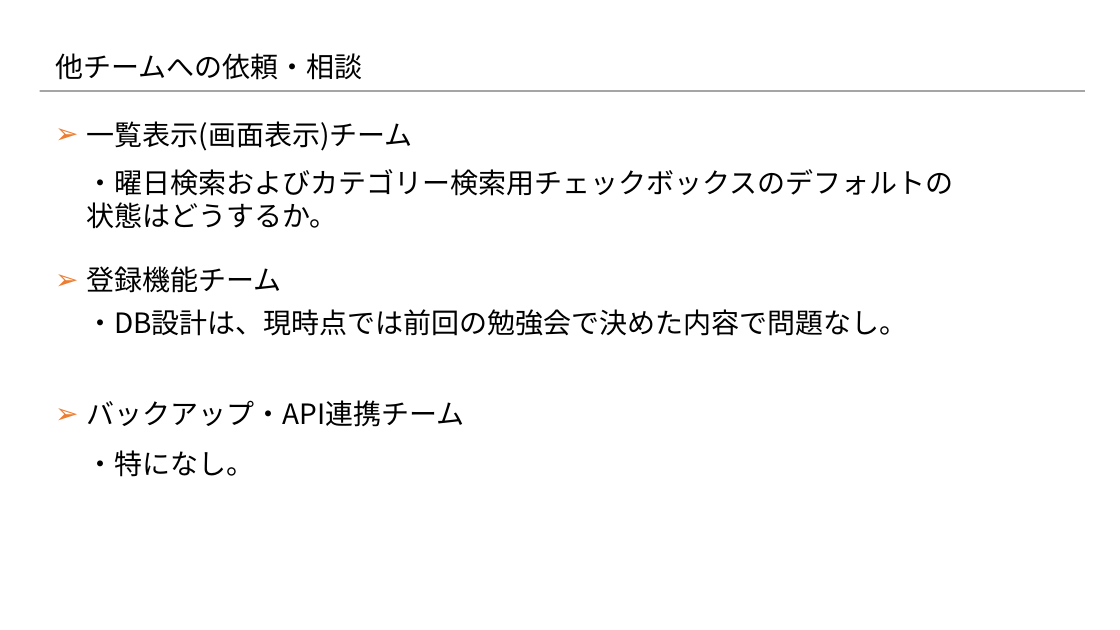
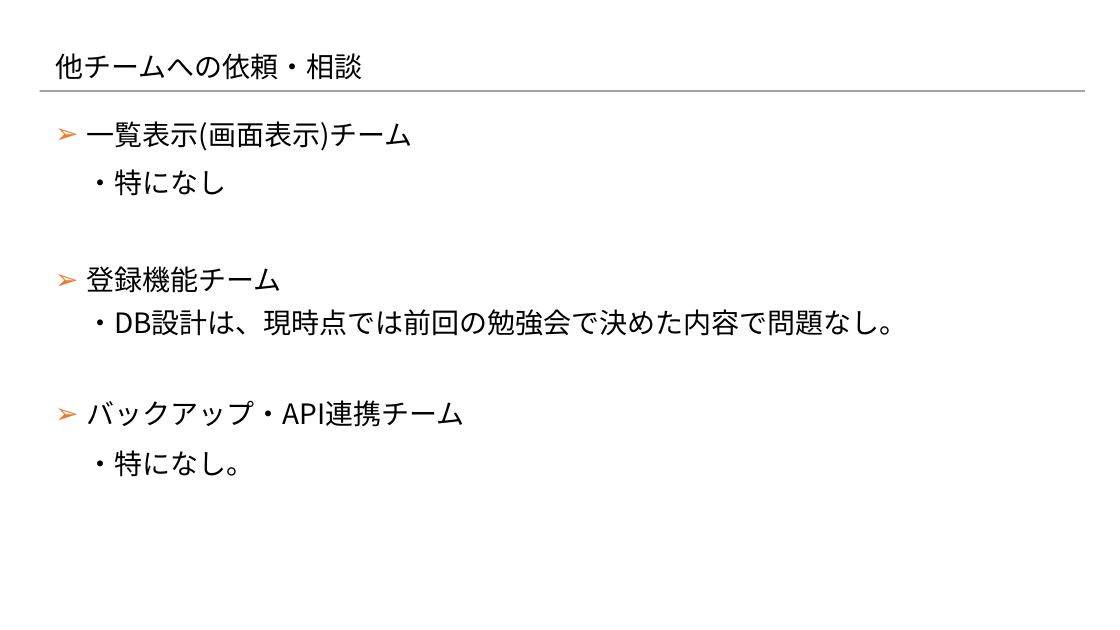
Before and after one commit to 2018SYSTEMI34/diary, a slide deck: slide 13 of doc/01_勉強会/01_勉強会資料/20181018_勉強会/02.資料/03_検索機能(第２回進捗資料).pptx. Drawn at 1120x630 pixels with LibreOffice and Linux fonts; fonts in the diff are those of the drawing; background and template pictures are left out. Boxes give left, top, right and bottom in pixels: in the first picture for what was removed or moved away, otherwise in the second. Text is boxed around its words. In the diff, an @@ line names an element or a change of style, - is before the commit and + after.

Commit message:
連携事項修正

```diff
--- a/doc/01_勉強会/01_勉強会資料/20181018_勉強会/02.資料/03_検索機能(第２回進捗資料).pptx
+++ b/doc/01_勉強会/01_勉強会資料/20181018_勉強会/02.資料/03_検索機能(第２回進捗資料).pptx
@@ text at box(86, 169, 226, 196): text changed @@
-・曜日検索およびカテゴリー検索用チェックボックスのデフォルトの状態はどうするか。
+・特になし
```
